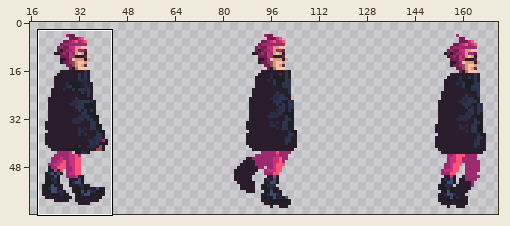
Sprite sheet -- GameJam Arte/Assets/-------PROJECT-------/Graphics/Character/walk.png. Above: a wide view before the commit, with the close-up outlined.
Close-up. Earlier state:
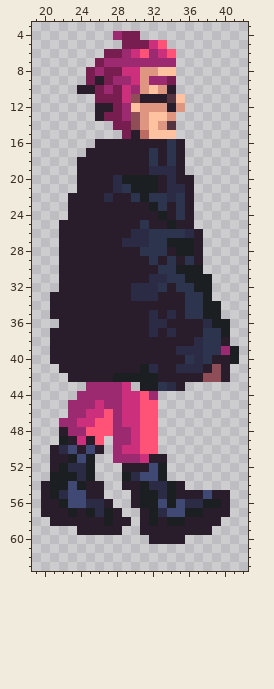
The file is 192x64 pixels. Shown: x 19..42, y 3..63. The wide view leaves out empty margins. The commit also changed other parts of the picture, which this record leaves out.
Now the later version:
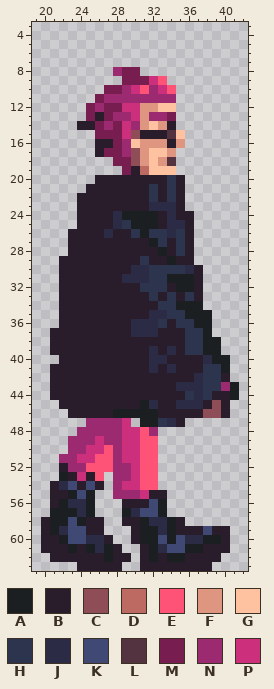
Palette (. is transparent): A #1b1f21  B #291d2b  C #8f4d57  D #bd6a62  E #ff5277  F #de9681  G #ffc2a1  H #2c354d  J #2b2b45  K #404973  L #52333f  M #781d4f  N #9c2a70  P #cc2f7b
From old to new:
@@ x 19..42 @@
  3 ........................
- 4 .........NMM............
- 5 ..........MMMPE.........
- 6 ........MMNPENPE........
- 7 .......MNNNNNNNN........
- 8 ......MNMMPPFFGG........
- 9 ......MBMNNPFNNM........
-10 .....BBMNMPNFGFB........
-11 .......MMMPCBBBLG.......
-12 .......BBMNGFFFBF.......
-13 .......BMMNCFGGF........
-14 .........MMCFGFL........
-15 ..........MBDGGG........
-16 .......BBBBBBBBHB.......
-17 ......BBBBBBBHBHB.......
-18 .....BBBBBBBBHBHB.......
-19 .....BBBBBBBBJJJB.......
-20 .....BBBBJAAAABJBB......
-21 .....BBBBJHAAABJJB......
-22 ....BBBBJBBHAHHJHB......
-23 ....BBBBBBBBBAHBHB......
-24 ....BBBBBBBBBBABHB......
-25 ...BBBBBBBBBHBBABB......
-26 ...BBBBBBBBJJHHHHJB.....
-27 ...BBBBBBBJJJHHAAAB.....
-28 ...BBBBBBBBBHHHBAAB.....
-29 ...BBBBBBBBBBHBHBHB.....
-30 ...BBBBBBBBBBBHHAAA.....
-31 ...BBBBBBBBBBJJHHAAA....
-32 ...BBBBBBBBJJJHBHHAA....
-33 ..BBBBBBBBBJJJBBBHHA....
-34 ..BBBBBBBBBBBBBBBHHAA...
-35 ..BBBBBBBBBBBJBJBHHAA...
-36 ...BBBBBBBBBBJJBBBBJAA..
-37 ..BBBBBBBBBBBJBJBBBHHA..
-38 ..BBBBBBBBBBBBBBBBJHHB..
-39 ..BBBBBBBBBBBBBBJJJHHNA.
-40 ..BBBBBBBBBBBBBBBHJHBBA.
-41 ...BBBBBBBBBAJBBJJJBCB..
-42 ....BBBBBAAAAABBBBBCCB..
-43 ......NNNNP.AAHJB.......
-44 .....NNNNNPPEN..........
-45 ....NNNPNNPPEE..........
-46 ....NNPPENPPEE..........
-47 ...NNPPEENPPEE..........
-48 ...BNNEEENNPEE..........
-49 ...ABPBE.NNPEE..........
-50 ..BJKBKB.NPPEE..........
-51 ..BBAKA..NNNPBB.........
-52 ..BAJJA...BBBKA.........
-53 ..AAAJA...AJKKA.........
-54 .BAAKABB..BBAJJAB.......
-55 .BAJKKBB...BAAJABBBKBB..
-56 .BBAKKJJB..BAAKAKJJAAB..
-57 .BBBABAJAB..BAJKKAABBB..
-58 ..BBBBBBABB.BABAABBBB...
-59 .....BBBBB..BBBBBBBB....
-60 .............BBBB.......
-61 ........................
-62 ........................
-63 ........................
+ 4 ........................
+ 5 ........................
+ 6 ........................
+ 7 ........................
+ 8 .........NMM............
+ 9 ..........MMMPE.........
+10 ........MMNPENPE........
+11 .......MNNNNNNNN........
+12 ......MNMMPPFFGG........
+13 ......MBMNNPFNNM........
+14 .....BBMNMPNFGFB........
+15 .......MMMPCBBBLG.......
+16 .......BBMNGFFFBF.......
+17 .......BMMNCFGGF........
+18 .........MMCFGFL........
+19 ..........MBDGGG........
+20 .......BBBBBBBBHB.......
+21 ......BBBBBBBHBHB.......
+22 .....BBBBBBBBHBHB.......
+23 .....BBBBBBBBJJJB.......
+24 .....BBBBJAAAABJBB......
+25 .....BBBBJHAAABJJB......
+26 ....BBBBJBBHAHHJHB......
+27 ....BBBBBBBBBAHBHB......
+28 ....BBBBBBBBBBABHB......
+29 ...BBBBBBBBBHBBABB......
+30 ...BBBBBBBBJJHHHHJB.....
+31 ...BBBBBBBJJJHHAAAB.....
+32 ...BBBBBBBBBHHHBAAB.....
+33 ...BBBBBBBBBBHBHBHB.....
+34 ...BBBBBBBBBBBHHAAA.....
+35 ...BBBBBBBBBBJJHHAAA....
+36 ...BBBBBBBBJJJHBHHAA....
+37 ..BBBBBBBBBJJJBBBHHA....
+38 ..BBBBBBBBBBBBBBBHHAA...
+39 ..BBBBBBBBBBBJBJBHHAA...
+40 ...BBBBBBBBBBJJBBBBJAA..
+41 ..BBBBBBBBBBBJBJBBBHHA..
+42 ..BBBBBBBBBBBBBBBBJHHB..
+43 ..BBBBBBBBBBBBBBJJJHHNA.
+44 ..BBBBBBBBBBBBBBBHJHBBA.
+45 ...BBBBBBBBBAJBBJJJBCB..
+46 ....BBBBBAAAAABBBBBCCB..
+47 ......NNNNP.AAHJB.......
+48 .....NNNNNPPEN..........
+49 ....NNNPNNPPEE..........
+50 ....NNPPENPPEE..........
+51 ...NNPPEENPPEE..........
+52 ...BNNEEENNPEE..........
+53 ...ABPBE.NNPEE..........
+54 ..BJKBKB.NPPEE..........
+55 ..BBAKA..NNNPBB.........
+56 ..BAJJA...BBBKA.........
+57 ..AAAJA...AJKKA.........
+58 .BAAKABB..BBAJJAB.......
+59 .BAJKKBB...BAAJABBBKBB..
+60 .BBAKKJJB..BAAKAKJJAAB..
+61 .BBBABAJAB..BAJKKAABBB..
+62 ..BBBBBBABB.BABAABBBB...
+63 .....BBBBB..BBBBBBBB....
Where, in picture pixels (left, top, right, bottom), the same in both close-ups:
changed: (41, 31, 239, 571)
